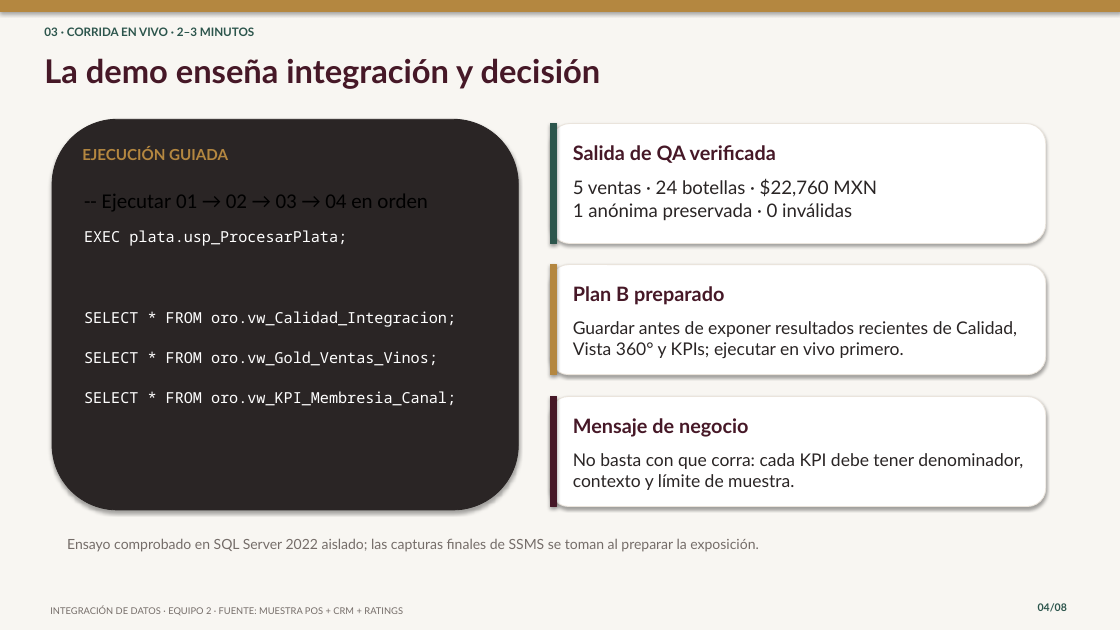
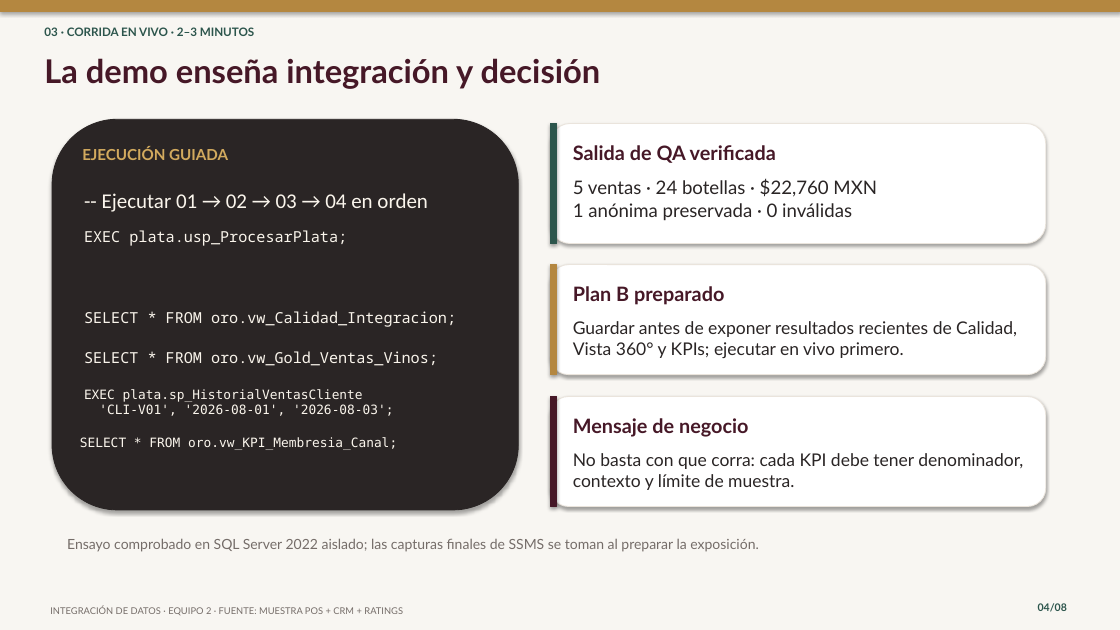
Before and after one commit to checheag22/integracion-datos-equipo-2, a slide deck: slide 4 of docs/presentacion-final-equipo-2.pptx. Drawn at 1120x630 pixels with LibreOffice and Linux fonts; fonts in the diff are those of the drawing. Boxes give left, top, right and bottom in pixels: in the first picture for what was removed or moved away, otherwise in the second. Text is boxed around its words. In the diff, an @@ line names an element or a change of style, - is before the commit and + after.

```diff
--- a/docs/presentacion-final-equipo-2.pptx
+++ b/docs/presentacion-final-equipo-2.pptx
@@ text "EJECUCIÓN GUIADA" at box(82, 146, 228, 160): text colour #B48740 to #D2AA5E @@
@@ text "-- Ejecutar 01 → 02 ..." at box(102, 193, 428, 212): text colour #000000 to #FAF5EC @@
@@ text colour #FFFFFF to #FAF5EC in 3 elements at box(84, 230, 347, 246), box(84, 311, 456, 327), box(84, 351, 438, 366) @@
@@ text added at box(84, 389, 394, 416), 11 pt, text #FAF5EC @@
+EXEC plata.sp_HistorialVentasCliente
+'CLI-V01', '2026-08-01', '2026-08-03';
@@ text "SELECT * FROM oro.vw_KPI_Membresia_Canal;": place and size @@
-text "SELECT * FROM oro.vw_KPI_Membresia_Canal;" at box(84, 391, 456, 406)
+text "SELECT * FROM oro.vw_KPI_Membresia_Canal;" at box(80, 437, 397, 450)
@@ text "SELECT * FROM oro.vw_KPI_Membresia_Canal;" at box(80, 437, 397, 450): size 13 to 11 pt, font Noto Sans Mono to DejaVu Sans Mono, text colour #FFFFFF to #FAF5EC @@
```
Also in this commit, not shown: 4 other slides changed, 13 other files.
